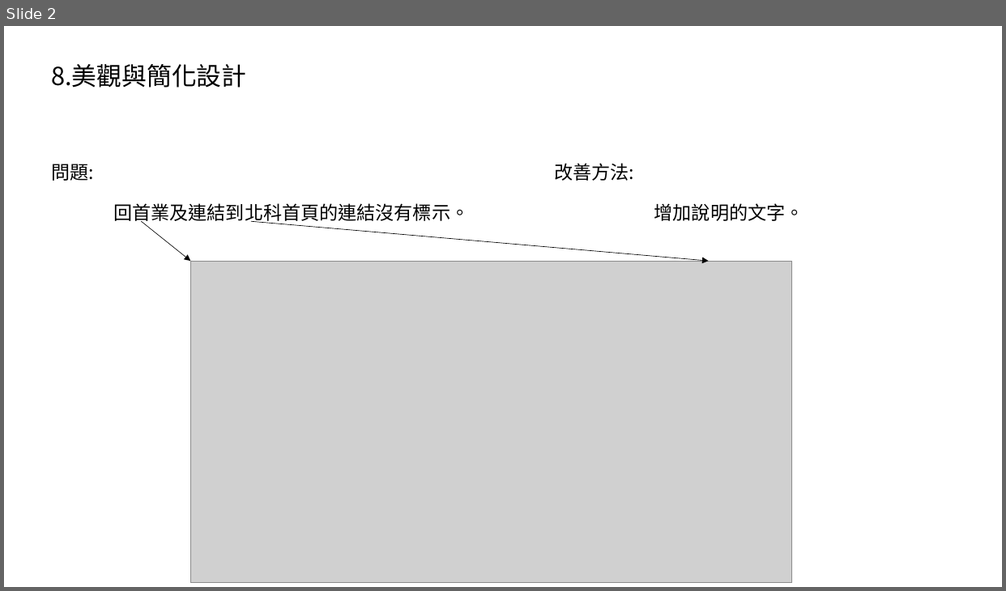
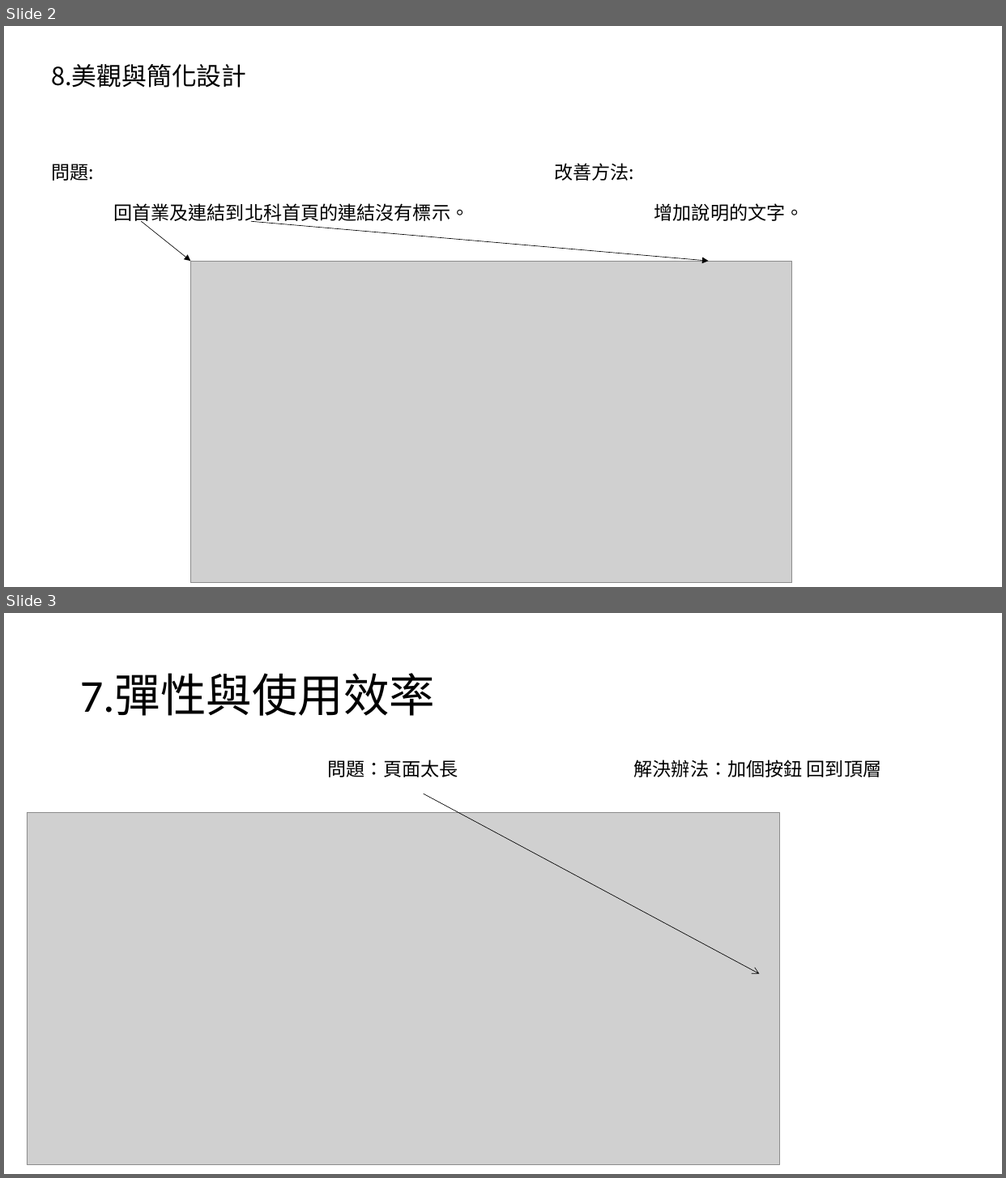
Before and after one commit to 105590015/105590015.github.io, a slide deck: 十大易用性檢討.pptx. Shown one above the other, each under a label of ours: slide 2 before the commit, slides 2 and 3 after it. The pictures are 1006x591 and 1006x1178 pixels, drawn with LibreOffice and Linux fonts; fonts in the diff are those of the drawing; grey boxes stand for pictures. Boxes give left, top, right and bottom in pixels: in the first picture for what was removed or moved away, otherwise in the second. Text is boxed around its words. In the diff, an @@ line names an element or a change of style, - is before the commit and + after.

```diff
--- a/十大易用性檢討.pptx
+++ b/十大易用性檢討.pptx
@@ slide 3 added at box(4, 613, 1002, 1174), background #FFFFFF @@
@@ title added at box(80, 673, 435, 716), 44 pt, text #000000 @@
+7.彈性與使用效率
@@ text added at box(327, 760, 458, 777), 18 pt, text #000000 @@
+問題：頁面太長
@@ text added at box(634, 760, 881, 777), 18 pt, text #000000 @@
+解決辦法：加個按鈕 回到頂層
@@ arrow added from (424, 794) to (760, 973), #000000 0.5 pt @@
@@ picture added at box(27, 813, 780, 1165) @@
```
Also in this commit, not shown: 1 other slide added.
